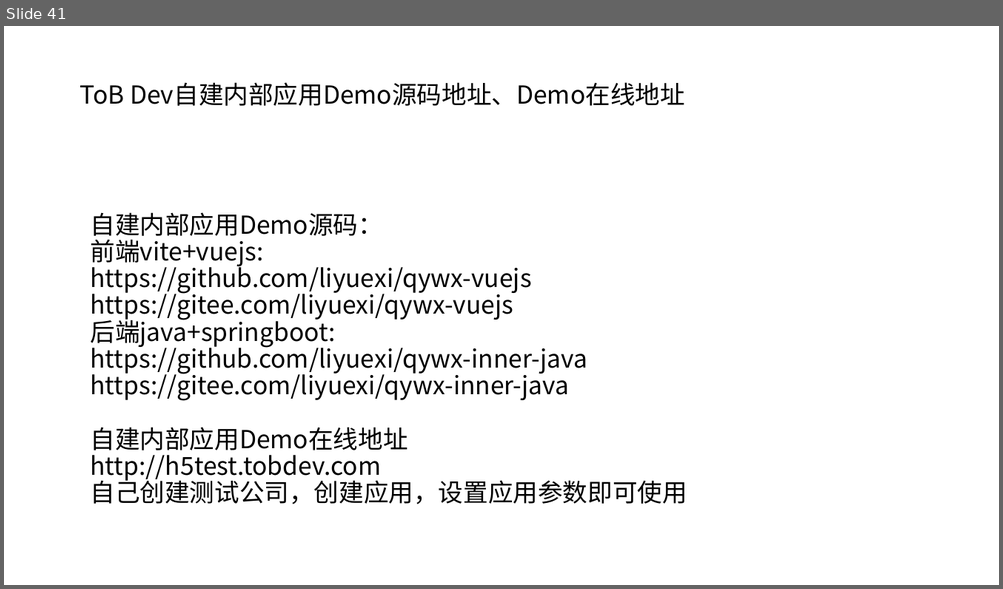
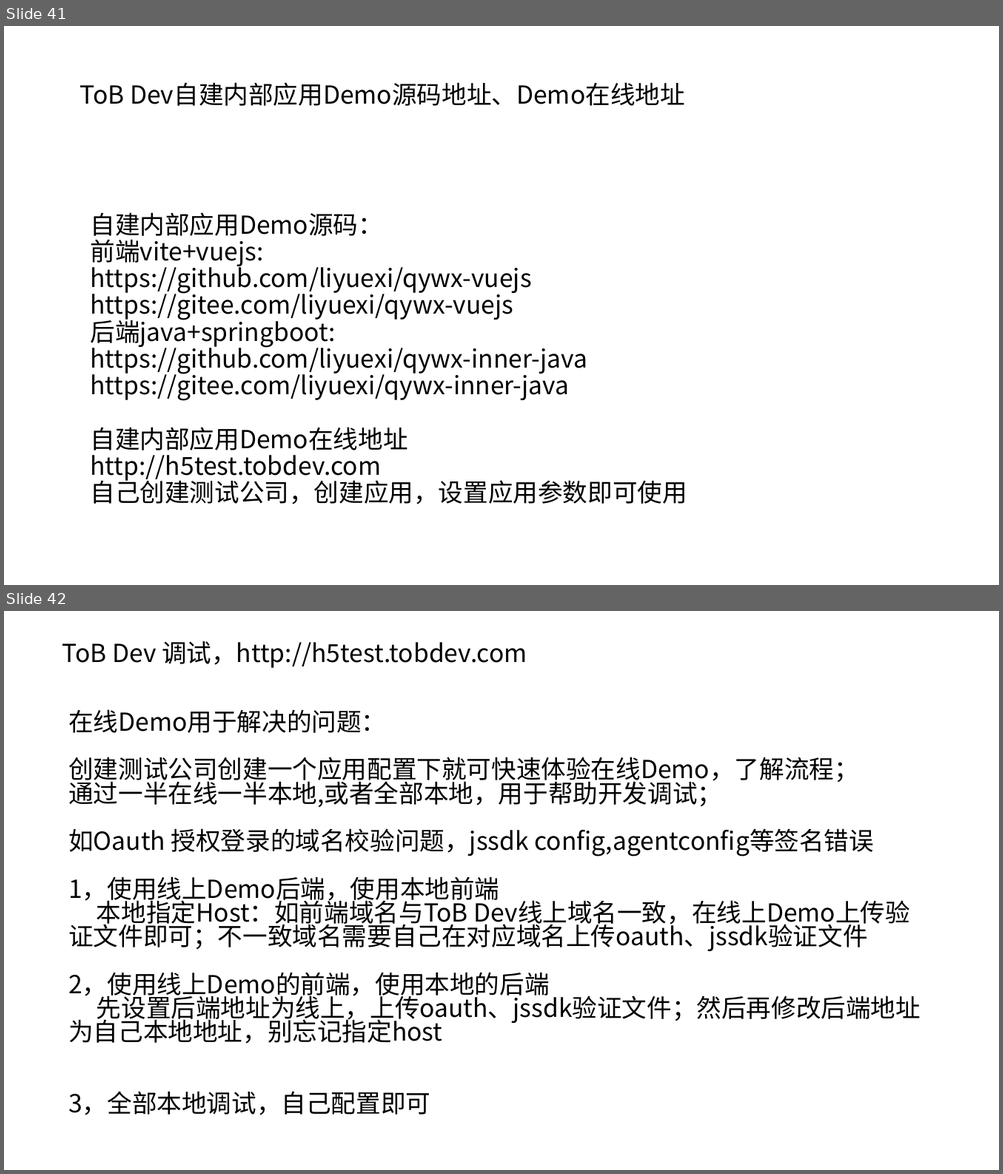
Before and after one commit to liyuexi/qywx-inner-java, a slide deck: 企业微信开发自建内部应用篇.pptx. Shown one above the other, each under a label of ours: slide 41 before the commit, slides 41 and 42 after it. The pictures are 1003x589 and 1003x1174 pixels, drawn with LibreOffice and Linux fonts; fonts in the diff are those of the drawing. Boxes give left, top, right and bottom in pixels: in the first picture for what was removed or moved away, otherwise in the second. Text is boxed around its words. In the diff, an @@ line names an element or a change of style, - is before the commit and + after.

Commit message:
20211206 自建应用代开发回调get验证及ppt

```diff
--- a/企业微信开发自建内部应用篇.pptx
+++ b/企业微信开发自建内部应用篇.pptx
@@ slide 42 added at box(4, 611, 999, 1170), background #FFFFFF @@
@@ title added at box(62, 641, 527, 668), 24 pt, text #000000 @@
+ToB Dev 调试，http://h5test.tobdev.com
@@ text added at box(68, 709, 920, 1116), 24 pt, text #000000 @@
+在线Demo用于解决的问题：
+创建测试公司创建一个应用配置下就可快速体验在线Demo，了解流程；
+通过一半在线一半本地,或者全部本地，用于帮助开发调试；
+如Oauth 授权登录的域名校验问题，jssdk config,agentconfig等签名错误
+1，使用线上Demo后端，使用本地前端
+本地指定Host：如前端域名与ToB Dev线上域名一致，在线上Demo上传验证文件即可；不一致域名需要自己在对应域名上传oauth、jssdk验证文件
+2，使用线上Demo的前端，使用本地的后端
+先设置后端地址为线上，上传oauth、jssdk验证文件；然后再修改后端地址为自己本地地址，别忘记指定host
+3，全部本地调试，自己配置即可
```
Also in this commit, not shown: 2 other files.
